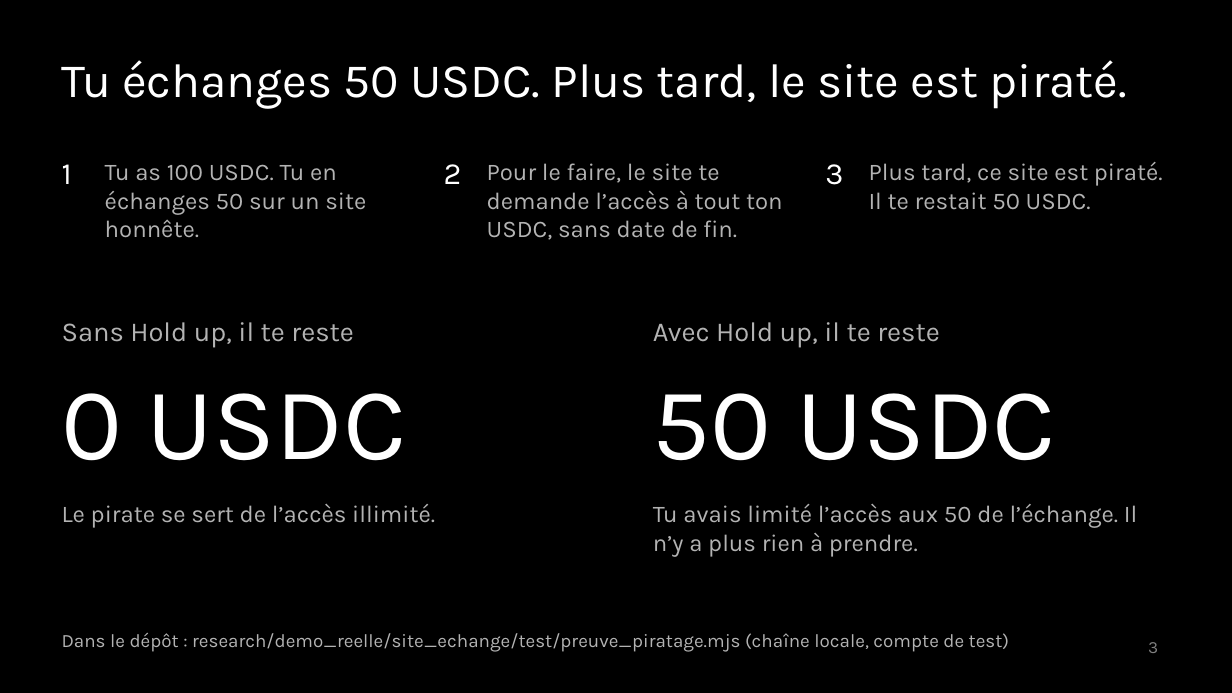
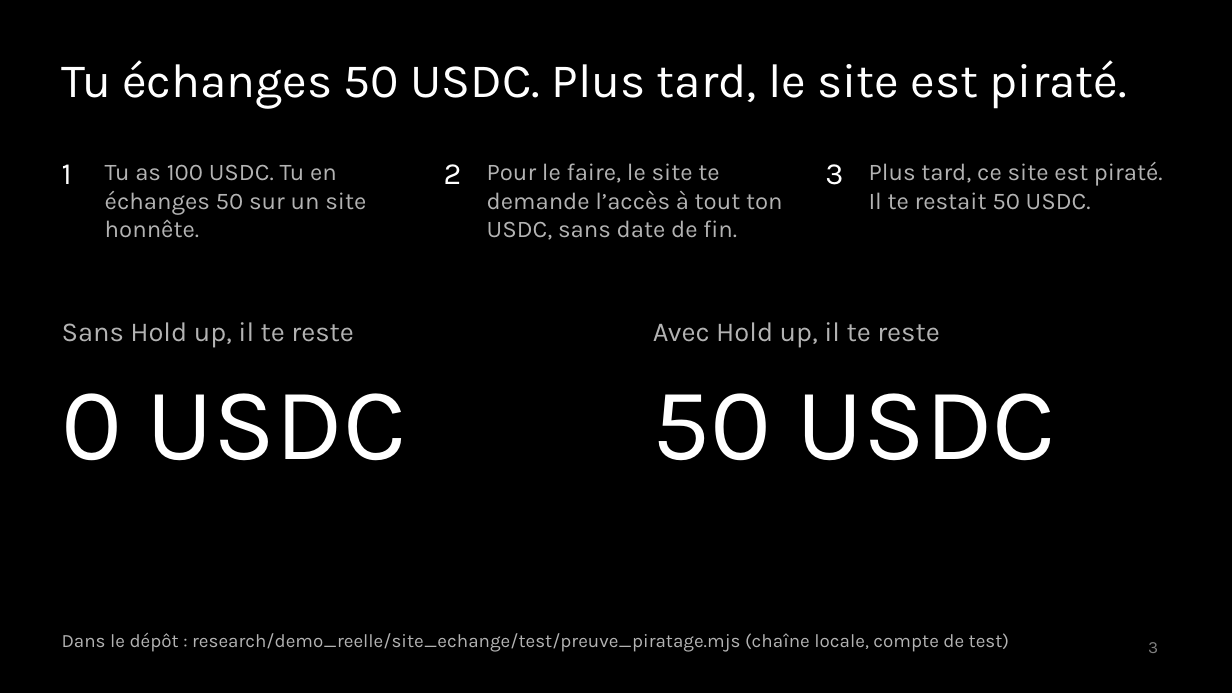
Before and after one commit to adembnn/secure-horizon, a slide deck: slide 3 of livrables/deck/holdup.pptx. Drawn at 1232x693 pixels with LibreOffice and Linux fonts; fonts in the diff are those of the drawing. Boxes give left, top, right and bottom in pixels: in the first picture for what was removed or moved away, otherwise in the second. Text is boxed around its words. In the diff, an @@ line names an element or a change of style, - is before the commit and + after.

```diff
--- a/livrables/deck/holdup.pptx
+++ b/livrables/deck/holdup.pptx
@@ text removed at (x1=62, y1=504, x2=435, y2=528) @@
-Le pirate se sert de l’accès illimité.
@@ text removed at (x1=653, y1=504, x2=1137, y2=557) @@
-Tu avais limité l’accès aux 50 de l’échange. Il n’y a plus rien à prendre.
```
Also in this commit, not shown: 3 other slides changed, 5 other files.
